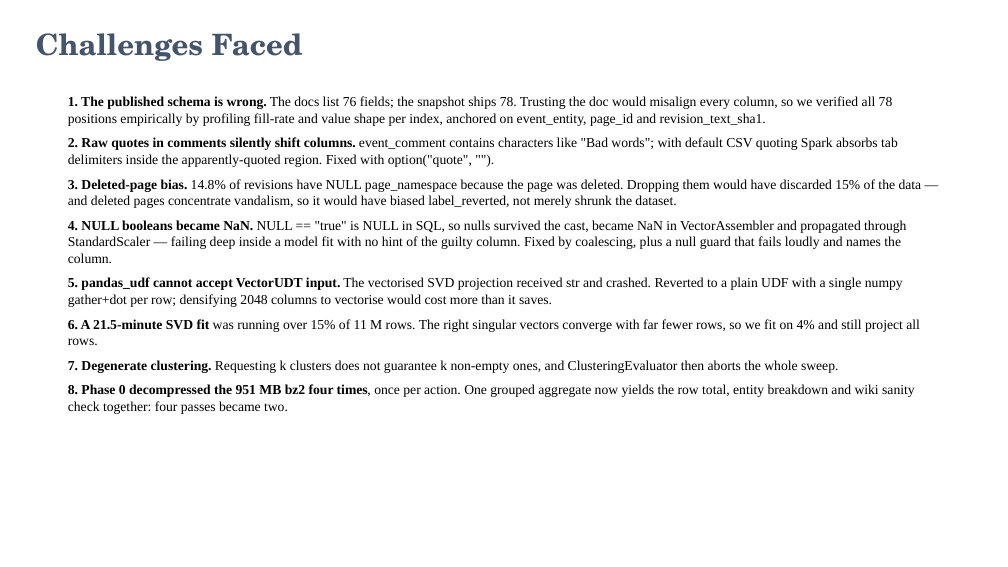
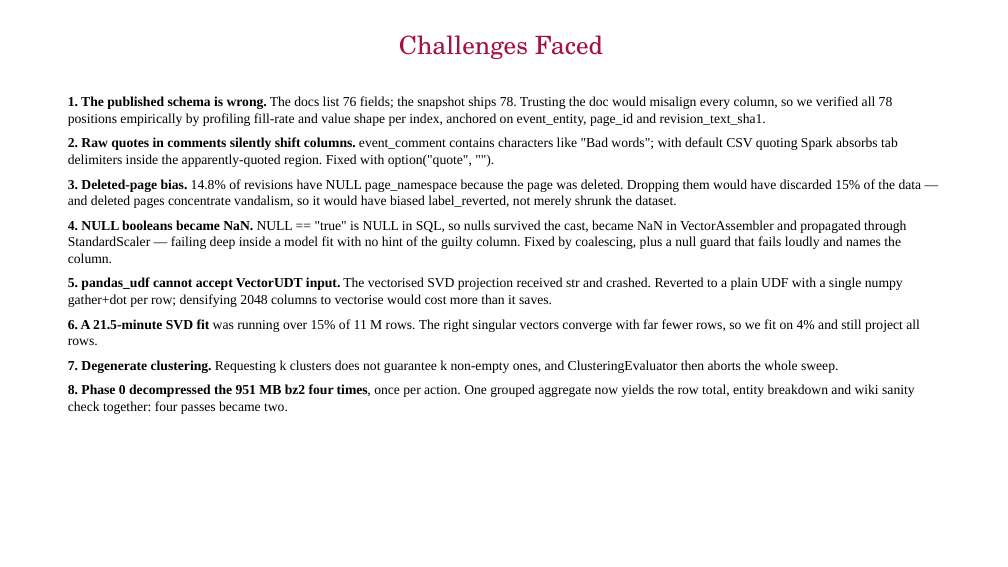
Before and after one commit to CognacStealer/BIgData, a slide deck: slide 20 of reports/MMDS_EndSem_Wikimedia_Bot_Detection.pptx. Drawn at 1008x567 pixels with LibreOffice and Linux fonts; fonts in the diff are those of the drawing; background and template pictures are left out. Boxes give left, top, right and bottom in pixels: in the first picture for what was removed or moved away, otherwise in the second. Text is boxed around its words. In the diff, an @@ line names an element or a change of style, - is before the commit and + after.

```diff
--- a/reports/MMDS_EndSem_Wikimedia_Bot_Detection.pptx
+++ b/reports/MMDS_EndSem_Wikimedia_Bot_Detection.pptx
@@ title "Challenges Faced" at box(399, 35, 603, 59): size 28 to 24 pt, text colour #44546A to #A4123F, bold off; alignment left to centre @@
```
Also in this commit, not shown: 22 other slides changed, 2 other files.
